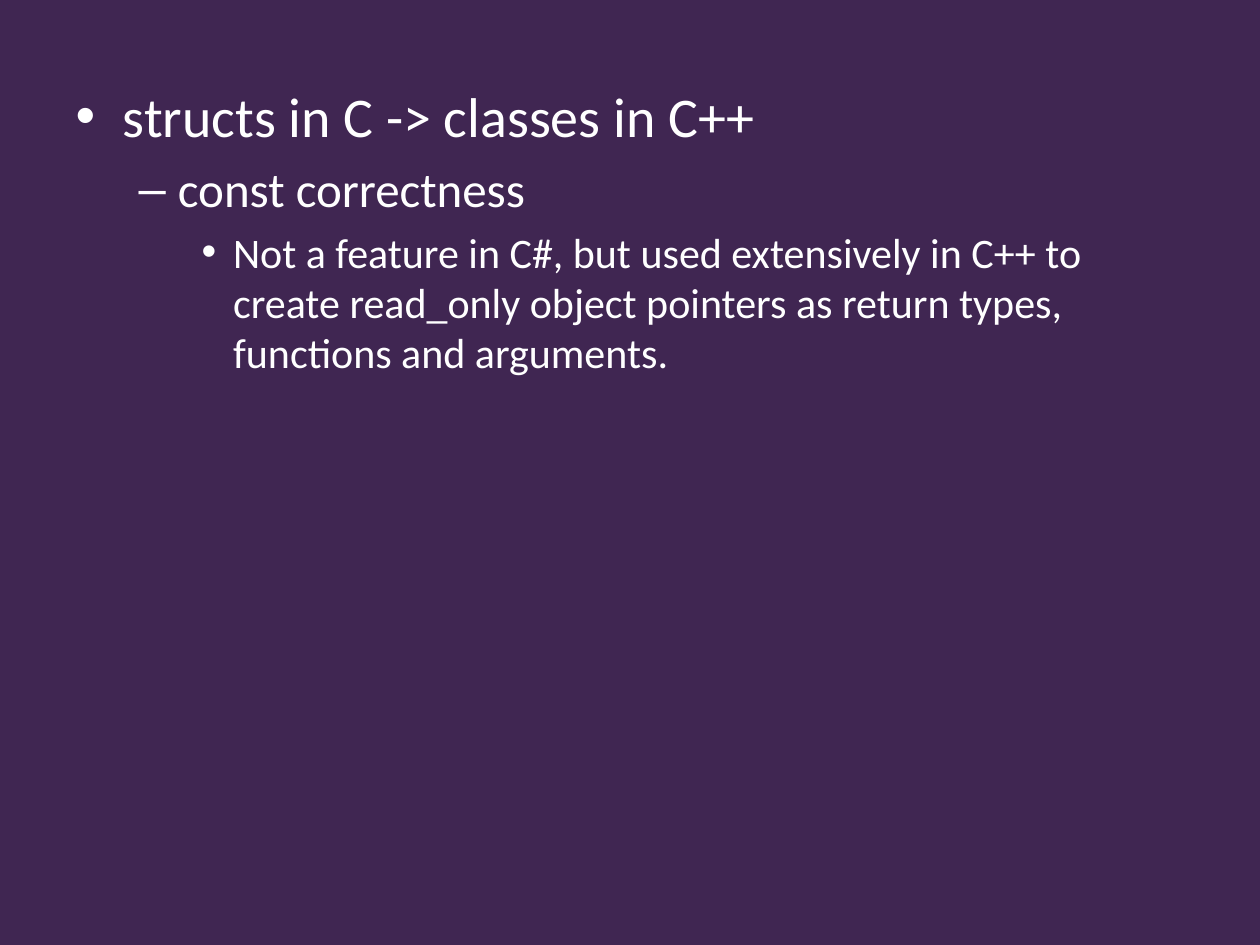
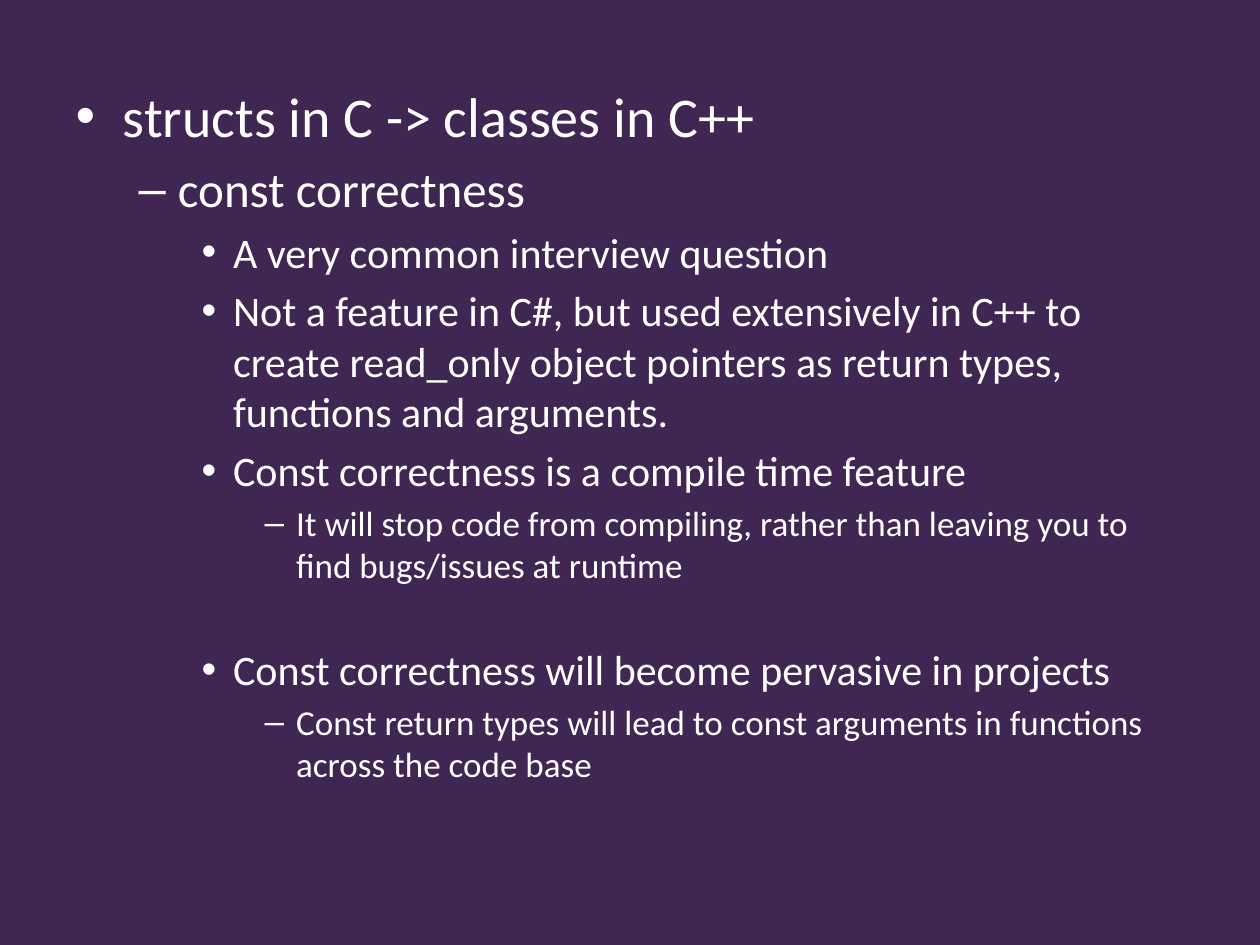
Before and after one commit to Falmouth-Games-Academy/ba-course-materials, a slide deck: slide 11 of GAM340/04/programming/2019-20-GAM340-04-programming-workshop.pptx. Drawn at 1260x945 pixels with LibreOffice and Linux fonts; fonts in the diff are those of the drawing; background and template pictures are left out. Boxes give left, top, right and bottom in pixels: in the first picture for what was removed or moved away, otherwise in the second. Text is boxed around its words. In the diff, an @@ line names an element or a change of style, - is before the commit and + after.

```diff
--- a/GAM340/04/programming/2019-20-GAM340-04-programming-workshop.pptx
+++ b/GAM340/04/programming/2019-20-GAM340-04-programming-workshop.pptx
@@ text at bbox=[233, 239, 828, 275]: paragraph added @@
+    • A very common interview question
@@ text at bbox=[233, 457, 1142, 778]: paragraphs added @@
+    • Const correctness is a compile time feature
+      – It will stop code from compiling, rather than leaving you to find bugs/issues at runtime
+    • Const correctness will become pervasive in projects
+      – Const return types will lead to const arguments in functions across the code base
```
Also in this commit, not shown: 1 other slide changed, 3 slides added, 4 other files.
